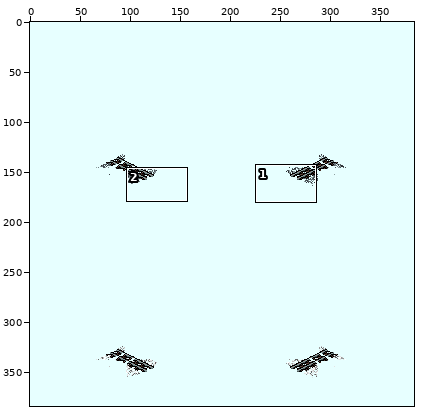
One commit to this sprite sheet: pakset/infrastructure/crossings/images/crossing_track_narrow_130.png. Above: a wide view before the commit, with the close-up outlined.
Close-up. Before the commit:
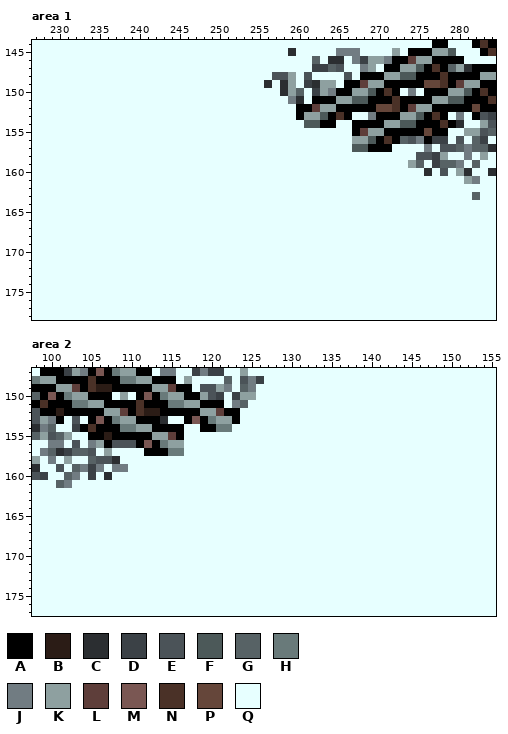
The file is 384x384 pixels. Colours within 5 levels of each other are drawn and written as one. Shown: area 1: x 227..284, y 144..178; area 2: x 98..155, y 147..177. The commit also changed other parts of the picture, which this record leaves out.
Palette (. is transparent): A #000000  B #2b1c16  C #2b2e31  D #3b4146  E #4b5358  F #4c5959  G #576265  H #697a7a  J #717c82  K #8ea0a0  L #5e3e3a  M #7a5753  N #4a3127  P #65463a  Q #e7ffff
Pixels before, area 1, first column x 227:
144 QQQQQQQQQQQQQQQQQQQQQQQQQQQQQQQQQQQQQQQQQQQQQQQQQQAAQQQANA
145 QQQQQQQQQQQQQQQQQQQQQQQQQQQQQQQQCQQQQQJJJQQQQKQAAAKKFQQQAN
146 QQQQQQQQQQQQQQQQQQQQQQQQQQQQQQQQQQQGQCCQJDKKJAALKKAAAAQQQQ
147 QQQQQQQQQQQQQQQQQQQQQQQQQQQQQQQQQQQDDGEQQJKQAAKKFANAGKCAAA
148 QQQQQQQQQQQQQQQQQQQQQQQQQQQQQQEEKQEQQQQEQAAAKKFFAAANAAAAKK
149 QQQQQQQQQQQQQQQQQQQQQQQQQQQQQCQCKQDCKKQAALKKAAAAAPPNALKKAA
150 QQQQQQQQQQQQQQQQQQQQQQQQQQQQQQQCKGQDKJAAKKFANAQJQAAAKKFANA
151 QQQQQQQQQQQQQQQQQQQQQQQQQQQQQQQQJCQAAAKKFFAAANAAAAKKFFAAAN
152 QQQQQQQQQQQQQQQQQQQQQQQQQQQQQQQQQAALKKAAAAAPPNALKKAAAAAPAA
153 QQQQQQQQQQQQQQQQQQQQQQQQQQQQQQQQQAKKFANAQQJAAAKKFANAQJQAED
154 QQQQQQQQQQQQQQQQQQQQQQQQQQQQQQQQQQFFAAQQAAAAKKFFAAANACQQKE
155 QQQQQQQQQQQQQQQQQQQQQQQQQQQQQQQQQQQQQQQQALKKAAAAAPAAQQKKEG
156 QQQQQQQQQQQQQQQQQQQQQQQQQQQQQQQQQQQQQQQQKKFANAGEJADDQEQGDQ
157 QQQQQQQQQQQQQQQQQQQQQQQQQQQQQQQQQQQQQQQQFFAAAQQQQJQEEGJGGC
158 QQQQQQQQQQQQQQQQQQQQQQQQQQQQQQQQQQQQQQQQQQQQQQQQEEDKQQJQKQ
159 QQQQQQQQQQQQQQQQQQQQQQQQQQQQQQQQQQQQQQQQQQQQQQQKGQDGGJQGQQ
160 QQQQQQQQQQQQQQQQQQQQQQQQQQQQQQQQQQQQQQQQQQQQQQQQQCQEQKCQQC
161 QQQQQQQQQQQQQQQQQQQQQQQQQQQQQQQQQQQQQQQQQQQQQQQQQQQQQQKJQQ
162 QQQQQQQQQQQQQQQQQQQQQQQQQQQQQQQQQQQQQQQQQQQQQQQQQQQQQQQQQQ
163 QQQQQQQQQQQQQQQQQQQQQQQQQQQQQQQQQQQQQQQQQQQQQQQQQQQQQQQGQQ
164 QQQQQQQQQQQQQQQQQQQQQQQQQQQQQQQQQQQQQQQQQQQQQQQQQQQQQQQQQQ
165 QQQQQQQQQQQQQQQQQQQQQQQQQQQQQQQQQQQQQQQQQQQQQQQQQQQQQQQQQQ
166 QQQQQQQQQQQQQQQQQQQQQQQQQQQQQQQQQQQQQQQQQQQQQQQQQQQQQQQQQQ
167 QQQQQQQQQQQQQQQQQQQQQQQQQQQQQQQQQQQQQQQQQQQQQQQQQQQQQQQQQQ
168 QQQQQQQQQQQQQQQQQQQQQQQQQQQQQQQQQQQQQQQQQQQQQQQQQQQQQQQQQQ
169 QQQQQQQQQQQQQQQQQQQQQQQQQQQQQQQQQQQQQQQQQQQQQQQQQQQQQQQQQQ
170 QQQQQQQQQQQQQQQQQQQQQQQQQQQQQQQQQQQQQQQQQQQQQQQQQQQQQQQQQQ
171 QQQQQQQQQQQQQQQQQQQQQQQQQQQQQQQQQQQQQQQQQQQQQQQQQQQQQQQQQQ
172 QQQQQQQQQQQQQQQQQQQQQQQQQQQQQQQQQQQQQQQQQQQQQQQQQQQQQQQQQQ
173 QQQQQQQQQQQQQQQQQQQQQQQQQQQQQQQQQQQQQQQQQQQQQQQQQQQQQQQQQQ
174 QQQQQQQQQQQQQQQQQQQQQQQQQQQQQQQQQQQQQQQQQQQQQQQQQQQQQQQQQQ
175 QQQQQQQQQQQQQQQQQQQQQQQQQQQQQQQQQQQQQQQQQQQQQQQQQQQQQQQQQQ
176 QQQQQQQQQQQQQQQQQQQQQQQQQQQQQQQQQQQQQQQQQQQQQQQQQQQQQQQQQQ
177 QQQQQQQQQQQQQQQQQQQQQQQQQQQQQQQQQQQQQQQQQQQQQQQQQQQQQQQQQQ
178 QQQQQQQQQQQQQQQQQQQQQQQQQQQQQQQQQQQQQQQQQQQQQQQQQQQQQQQQQQ
Pixels before, area 2, first column x 98:
147 QAAADKJAMAHKKAAQJJQQDJDDQQKQQQQQQQQQQQQQQQQQQQQQQQQQQQQQQQ
148 HKKAAAANAAAHHKKAAAQKQQQQGQEJDQQQQQQQQQQQQQQQQQQQQQQQQQQQQQ
149 AAAKKLANBBAAAAAKKLAAQEEKJQGJQQQQQQQQQQQQQQQQQQQQQQQQQQQQQQ
150 GAMAHKKAAAQKQAMAHKKAAKEDQDKKQQQQQQQQQQQQQQQQQQQQQQQQQQQQQQ
151 ANAAAHHKKAAAANAAAHHKKAAAQJGQQQQQQQQQQQQQQQQQQQQQQQQQQQQQQQ
152 EAABAAAAAKKLANBBAAAAAKKLAAQQQQQQQQQQQQQQQQQQQQQQQQQQQQQQQQ
153 EKJAQEQAMAHKKAAACQQAMAHKKAQQQQQQQQQQQQQQQQQQQQQQQQQQQQQQQQ
154 CJGQQDANAAAHHKKAAAAQQAAHHQQQQQQQQQQQQQQQQQQQQQQQQQQQQQQQQQ
155 GKEGKQQAABAAAAAKKLAQQQQQQQQQQQQQQQQQQQQQQQQQQQQQQQQQQQQQQQ
156 QQJJQEQJKAEEEAMAHKKQQQQQQQQQQQQQQQQQQQQQQQQQQQQQQQQQQQQQQQ
157 QJGCDGGEQKQQQQAAAHHQQQQQQQQQQQQQQQQQQQQQQQQQQQQQQQQQQQQQQQ
158 KQJQKQQGEECQQQQQQQQQQQQQQQQQQQQQQQQQQQQQQQQQQQQQQQQQQQQQQQ
159 CQQEQGJDJQJJQQQQQQQQQQQQQQQQQQQQQQQQQQQQQQQQQQQQQQQQQQQQQQ
160 EDQQGJQDQCQQQQQQQQQQQQQQQQQQQQQQQQQQQQQQQQQQQQQQQQQQQQQQQQ
161 QQQGJQQQQQQQQQQQQQQQQQQQQQQQQQQQQQQQQQQQQQQQQQQQQQQQQQQQQQ
162 QQQQQQQQQQQQQQQQQQQQQQQQQQQQQQQQQQQQQQQQQQQQQQQQQQQQQQQQQQ
163 QQQQQQQQQQQQQQQQQQQQQQQQQQQQQQQQQQQQQQQQQQQQQQQQQQQQQQQQQQ
164 QQQQQQQQQQQQQQQQQQQQQQQQQQQQQQQQQQQQQQQQQQQQQQQQQQQQQQQQQQ
165 QQQQQQQQQQQQQQQQQQQQQQQQQQQQQQQQQQQQQQQQQQQQQQQQQQQQQQQQQQ
166 QQQQQQQQQQQQQQQQQQQQQQQQQQQQQQQQQQQQQQQQQQQQQQQQQQQQQQQQQQ
167 QQQQQQQQQQQQQQQQQQQQQQQQQQQQQQQQQQQQQQQQQQQQQQQQQQQQQQQQQQ
168 QQQQQQQQQQQQQQQQQQQQQQQQQQQQQQQQQQQQQQQQQQQQQQQQQQQQQQQQQQ
169 QQQQQQQQQQQQQQQQQQQQQQQQQQQQQQQQQQQQQQQQQQQQQQQQQQQQQQQQQQ
170 QQQQQQQQQQQQQQQQQQQQQQQQQQQQQQQQQQQQQQQQQQQQQQQQQQQQQQQQQQ
171 QQQQQQQQQQQQQQQQQQQQQQQQQQQQQQQQQQQQQQQQQQQQQQQQQQQQQQQQQQ
172 QQQQQQQQQQQQQQQQQQQQQQQQQQQQQQQQQQQQQQQQQQQQQQQQQQQQQQQQQQ
173 QQQQQQQQQQQQQQQQQQQQQQQQQQQQQQQQQQQQQQQQQQQQQQQQQQQQQQQQQQ
174 QQQQQQQQQQQQQQQQQQQQQQQQQQQQQQQQQQQQQQQQQQQQQQQQQQQQQQQQQQ
175 QQQQQQQQQQQQQQQQQQQQQQQQQQQQQQQQQQQQQQQQQQQQQQQQQQQQQQQQQQ
176 QQQQQQQQQQQQQQQQQQQQQQQQQQQQQQQQQQQQQQQQQQQQQQQQQQQQQQQQQQ
177 QQQQQQQQQQQQQQQQQQQQQQQQQQQQQQQQQQQQQQQQQQQQQQQQQQQQQQQQQQ
After:
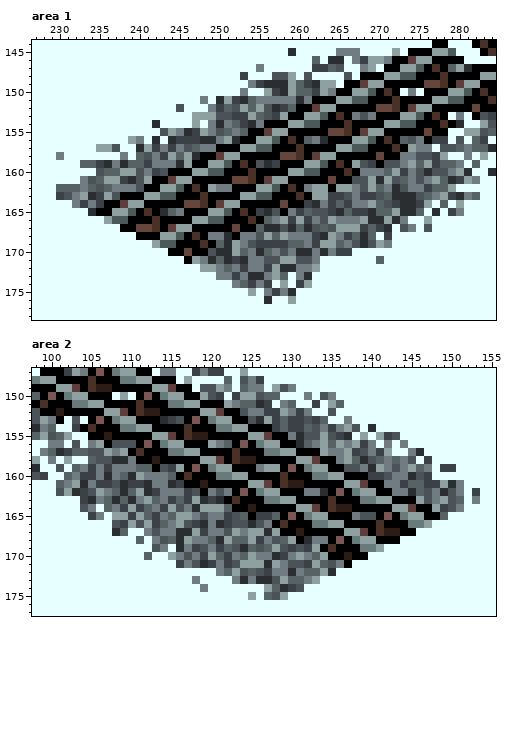
Changes in this commit:
Changed rows in their new state; - is an unchanged pixel.
Area 1:
first column x 230:
147 -------------------------J--------------------------
148 -----------------------D----------------------------
149 ------------------------JD-C--G---------------------
150 -----------------------J--KD---G--------------------
151 ------------------J-CKDCGJJJJ--J--------------------
152 ---------------E---JDGEKGKECDG----------------------
153 -----------------KKKEEDDKGEDKA-------JE-------------
154 ------------C----K-JCJGDCJAAAKK----AN---------------
155 -------------EKJCDKJEGJGAALKKAAAAAPPN---------------
156 ---------KJ-C-CDDDCCJKCAAKKFANAGJCAAA---------------
157 -----KKE--CKDJDJEGJJAAAKKFFAAANAAAAKK-----NAKJ------
158 J-------J-GEJDKGKCAALKKAAAAAPPNALKKAAAAAPAAJJ-------
159 ---GGDCJCGGDJJJCKAAKKFANAECDAAAKKFANAKEDAEEJ--K-----
160 -----EGGKKEJDEAAAKKFFAAANAAAAKKFFAAANAJJJGKDJE-E-J--
161 ---JEGKKDCEKAALKKAAAAAPPNALKKAAAAAPAAEEKCKEGJEJKGCD-
162 GGGJGEGJJJEAAKKFANAKJJAAAKKFANAJKKAKKJEKGJCEJJDGGK--
163 DEJKCDKEAAAKKFFAAANAAAAKKFFAAANAKKDDEJDDEGCCCEGJKDCJ
164 --JDJDAALKKAAAAAPPNALKKAAAAAPAADCJDGDJJKGEDCCDK-G-K-
165 ----CAAKKFANACGJAAAKKFANADCEAJDGEEDCGDDCGGKCCG-C-DJ-
166 ------KFFAAANAAAAKKFFAAANAGJKDKDJEKJJJKCCKCJ--K-----
167 --------AAPPNALKKAAAAAPAAGCCECGCEGEKKKDGDC-EJ-E-----
168 ----------AAAKKFANAJJCAJJEKGKJJJDCKJDGCG-D----------
169 ------------KFFAAANAGCKJEDDDDGGJDKKGJECEKJ----------
170 --------------AAPAAECCKGJCGJEJCCJCJDD---------------
171 ----------------AKJCGCDCJJEEKKEEJ-------G-----------
172 ------------------KKJGJDJJDKCCJJK-------------------
173 --------------------JJDJCCJKG-JC--------------------
174 ----------------------JGDJD-K-DK--------------------
175 ------------------------K-JDJC----------------------
176 --------------------------C--K----------------------
Area 2:
first column x 101:
149 -------------------------J-KEJ-----------------------
150 -------------------------EGG---J-EJ------------------
151 ---------------------K--GCD-JG--D-KG-----------------
152 -----------------------EJJDDKJDJ--E------------------
153 --------------DE-------AECKDGDDEDG--J----------------
154 ----------------NA----KKAAADGDDGEJDJKE-C-------------
155 ----------------NBBAAAAAKKLAAJCEEKEDC-K-KDE----------
156 ----------------AAAKJGAMAHKKAACGJKGKJKDJ-J-J---------
157 -----E-JKAN-----KKAAAANAAAHHKKAAAKJJKDEJDK--JC-------
158 --------CJAABAAAAAKKLANBBAAAAAKKLAAJKGCEGJGJE-D------
159 ------D--JGGAEDKAMAHKKAAAJKKAMAHKKAAEEJCKJEJKGJ-DD---
160 ---D-J-JGCKJJJGANAAAHHKKAAAANAAAHHKKAAADDEJJCED------
161 --KCJDDECDDCJJCDAABAAAAAKKLANBBAAAAAKKLAAJJDGGDDKCJ--
162 EKCDEKJGCGKCDJJJDEAJEJAMAHKKAAAJJCAMAHKKAAJJCGEJCEJ-D
163 ---DCJGCGCJKGJDGDKCDCANAAAHHKKAAAANAAAHHKKAAAKEJKEG-J
164 ---EJ-GJDKDGJDKEJCKKKGAABAAAAAKKLANBBAAAAAKKLAAKDEJ--
165 ----DJ-KKDKGDJGKKJEJJDEGADDGAMAHKKAAAJEEAMAHKKAAG----
166 -------EDKEKDGJKEDCJCDEECEJANAAAHHKKAAAANAAAHHK------
167 -------CG--JEJJCCKDJJEKJKKCKAABAAAAAKKLANBBAA--------
168 ----------G-JEGCKJJGCKGGKDJEGKACJJAMAHKKAAA----------
169 ------------EJ-CJDEJDGECGEGKEDEDKANAAAHHK------------
170 -----------G--KJEJDKGDJGKJJCDJKJGKAABAA--------------
171 ---------------DJECDJDEKKKCKJEEDKGEJA----------------
172 --------------------JGKEGEDJJCJGGKC------------------
173 -----------------J----JCJCCEKGGJK--------------------
174 ------------------J-------KGCDE----------------------
175 ------------------------K-GEK------------------------
Where, in picture pixels (left, top, right, bottom), the same in both close-ups:
changed: (56, 64, 472, 304)
changed: (56, 384, 480, 600)
